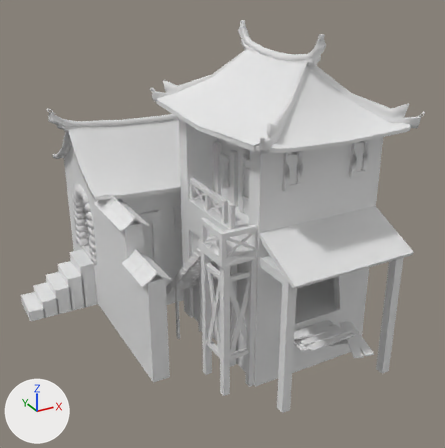
The COLLADA model art/meshes/structural/chin_storehouse.dae, before and after one commit.
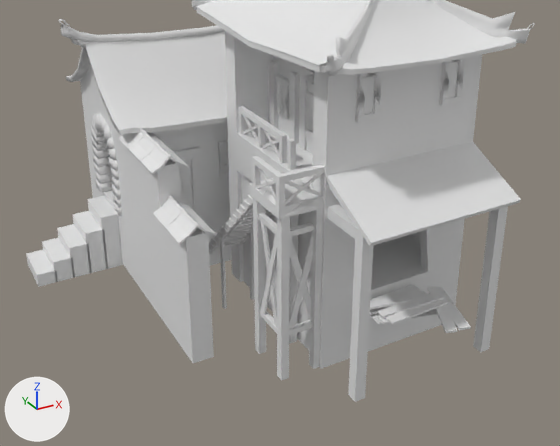
The first picture shows the older version from a camera (50 mm lens) standing at (-0.398, -0.755, 0.417) and looking at (-0.04, -0.104, 0.091). The close-ups show both versions on the part from 0% to 100% of the width and 21% to 100% of the height of that picture. Lighting does not change. The marker at lower left points along +X, +Y and +Z. Where no turn or scale is listed for an object, it has been applied to the vertices. Vertices at the same position are counted once.

In view in the first close-up: 'storehouse'.
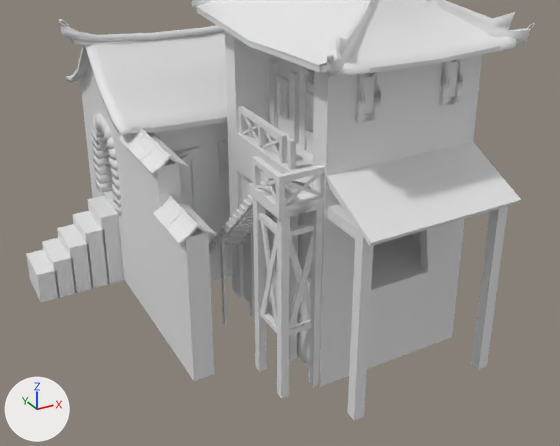
The newer file is also turned or shifted as a whole; pictures and numbers use the older file's frame.

The change, as a list of edits to the scene's bpy script:
```text
Change me_storehouse:
    used by ob_storehouse; location = (-0.214, 0.076, -0.023)
    remove me_storehouse.from_pydata(...)  # 3213 vertices, 5314 faces; spans x -0.06..0.337, y -0.393..0.105, z -0.049..0.363
    add me_storehouse.from_pydata(...)  # 3117 vertices, 5170 faces; spans x -0.06..0.337, y -0.382..0.105, z -0.07..0.363
    me_storehouse part 1: 12 loose pieces with 96 vertices, spanning x 0.184..0.274, y -0.393..-0.316, z 0.007..0.023, are deleted
    me_storehouse part 2: 37 vertices moved from x -0.06..0.311, y -0.357..0.083, z -0.049..-0.047 to x -0.06..0.313, y -0.357..0.041, z -0.07..-0.068; 49 vertices removed from x 0.02..0.313, y -0.368..0.083, z -0.049..-0.047; 49 vertices added at x 0.02..0.313, y -0.368..0.083, z -0.07..-0.068
```

Changed parts and their boxes (x1, y1, x2, y2) in the close-ups (560 x 446 px; the box of a moved part takes in the faces that stretch with it):
'storehouse', reshaped: before (26, 0, 535, 402); after (26, 0, 535, 420)
part 1 of me_storehouse, deleted: before (369, 285, 471, 333)
part 2 of me_storehouse, moved or reshaped: before (26, 175, 508, 402); after (26, 175, 508, 420)
